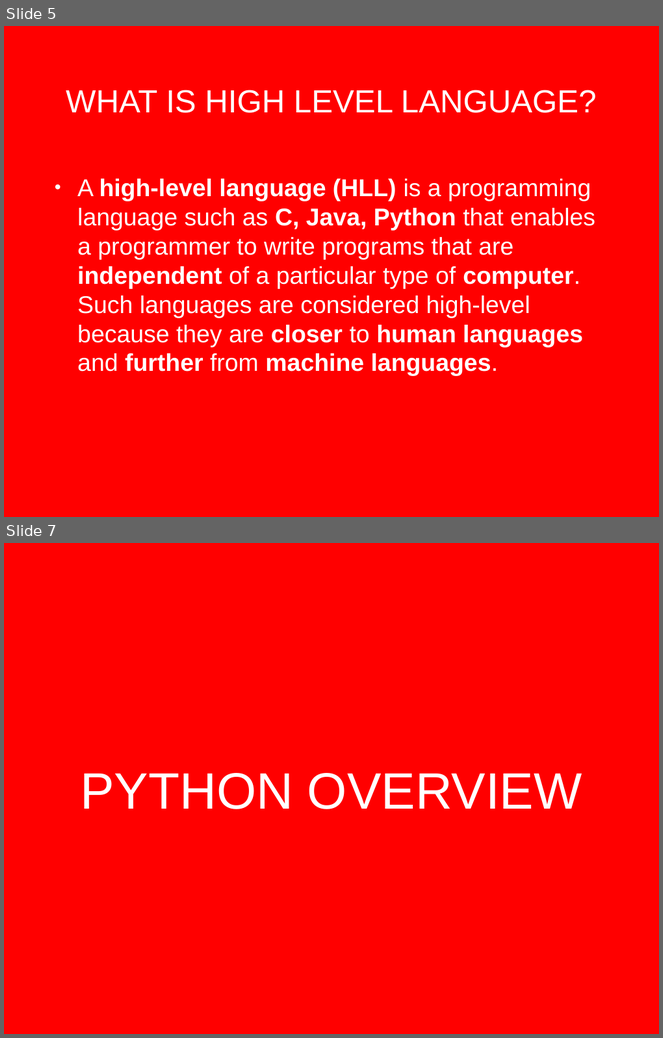
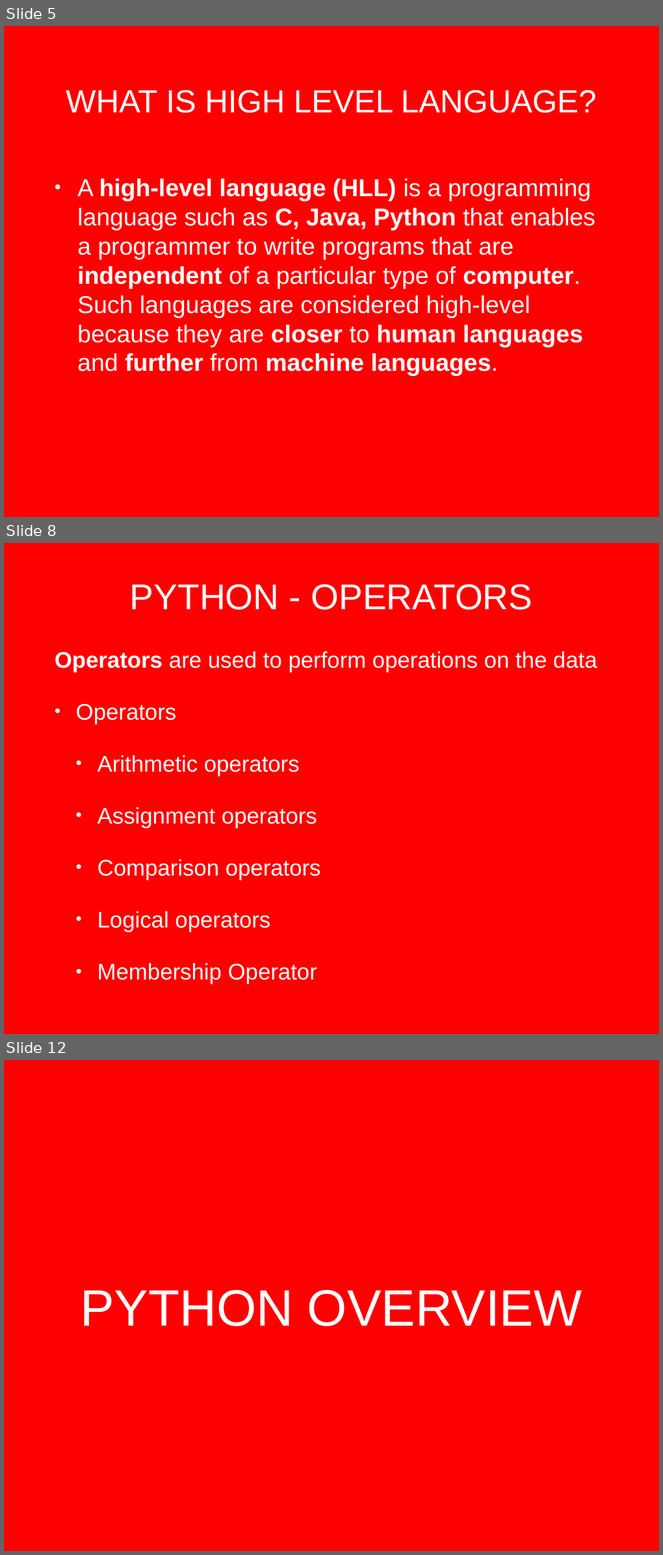
Before and after one commit to bhavanij2/python-crash-course, a slide deck: Coding_Concepts.pptx. Shown one above the other, each under a label of ours: slides 5 and 7 before the commit, slides 5, 8 and 12 after it; the slides between them are not shown. The pictures are 663x1038 and 663x1555 pixels, drawn with LibreOffice and Linux fonts; fonts in the diff are those of the drawing; background and template pictures are left out. Boxes give left, top, right and bottom in pixels: in the first picture for what was removed or moved away, otherwise in the second. Text is boxed around its words. In the diff, an @@ line names an element or a change of style, - is before the commit and + after.

```diff
--- a/Coding_Concepts.pptx
+++ b/Coding_Concepts.pptx
@@ slide 8 added at [4,543,659,1034], background picture (left out) @@
@@ title added at [130,584,532,610], 56 pt, text #FFFFFF @@
+PYTHON - OPERATORS
@@ text added at [55,651,597,985], 35.3 pt, text #FFFFFF @@
+  Operators are used to perform operations on the data
+• Operators
+  • Arithmetic operators
+  • Assignment operators
+  • Comparison operators
+  • Logical operators
+  • Membership Operator
@@ what was slide 7 is now slide 12 @@
```
Also in this commit, not shown: 1 slide changed, 4 other slides added, 2 other files.
